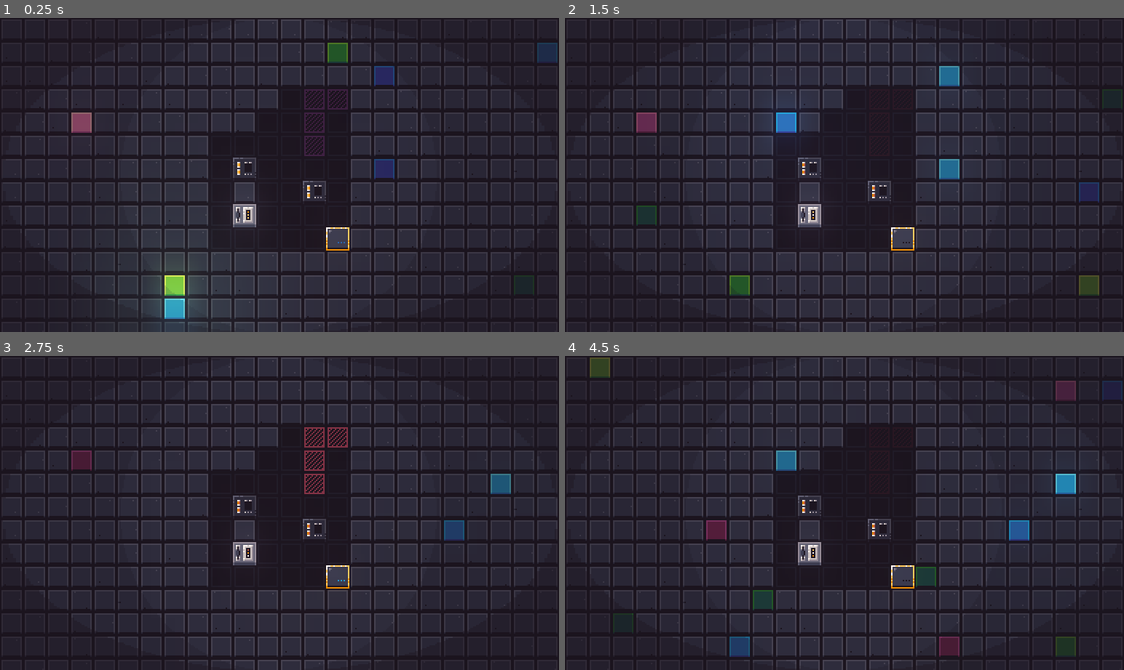
Above: before the commit, frames 1-4 (two rows, left to right).
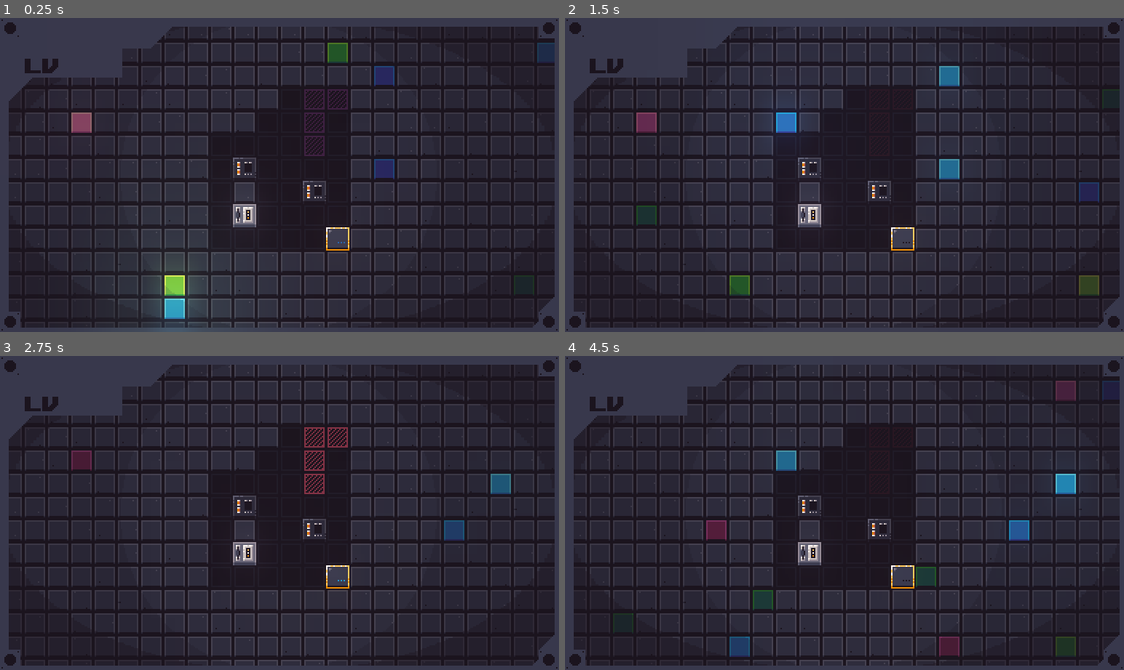
Above: after the commit, the same moments.

Repository: onsclom/GMTK2021
Game: Godot game, scene res://Main.tscn
Same seed, same stepped clock (60 frames per second), same inputs: the game is played once before the commit and once after it.
Inputs:
- Up to frame 1 (0.25 s): no input
- Up to frame 2 (1.5 s): hold Right (ui_right) 0.53-1.28 s; tap C (c) at 0.6 s; tap R (r) at 0.8, 1.35 s; hold Down (ui_down) from 1.28 s (still down)
- Up to frame 3 (2.75 s): tap V (v) at 1.55, 2.1 s; release Down (ui_down) at 2.03 s; hold Right (ui_right) from 2.03 s (still down); tap C (c) at 2.3 s
- Up to frame 4 (4.5 s): release Right (ui_right) at 2.78 s; hold Up (ui_up) 2.78-3.53 s; tap C (c) at 2.85 s; tap R (r) at 3.05, 3.6 s; hold Left (ui_left) from 3.53 s (still down); tap V (v) at 3.8, 4.35 s

The runs differ from the first frame. In frame 1, 7.4% of the frame differs, in the area x 0-100%, y 0-100%; in frame 2, 7.4%; in frame 3, 7.4%; in frame 4, 7.5%.

Commit message:
UI

Diff:
--- a/Body.tscn
+++ b/Body.tscn
@@ -87,7 +87,6 @@
 
 [node name="AnimatedSprite" type="AnimatedSprite" parent="."]
 frames = SubResource( 1 )
-playing = true
 script = ExtResource( 9 )
 
 [node name="Connect" type="AnimatedSprite" parent="."]
--- a/Game.gd
+++ b/Game.gd
@@ -139,6 +139,7 @@
 					add_child(new_explosion)
 					new_explosion.position = grid_to_world( Vector2(new_x+neighbor.x/2, new_y+neighbor.y/2) )
 					$Camera2D.add_trauma(1.0)
+					$Camera2D/UI.animation = "activate"
 
 					#add new
 					new_body_parts.push_back( player_part_object.new(Vector2(check_x,check_y),
--- a/Main.tscn
+++ b/Main.tscn
@@ -7,6 +7,24 @@
 [ext_resource path="res://art/tilebackground.png" type="Texture" id=5]
 [ext_resource path="res://ShakeCamera.gd" type="Script" id=6]
 [ext_resource path="res://art/vignette1 (1).png" type="Texture" id=7]
+[ext_resource path="res://tiles/ui/test UI4.png" type="Texture" id=8]
+[ext_resource path="res://UI.gd" type="Script" id=9]
+[ext_resource path="res://tiles/ui/test UI2.png" type="Texture" id=10]
+[ext_resource path="res://tiles/ui/test UI1.png" type="Texture" id=11]
+[ext_resource path="res://tiles/ui/test UI3.png" type="Texture" id=12]
+
+[sub_resource type="SpriteFrames" id=2]
+animations = [ {
+"frames": [ ExtResource( 8 ) ],
+"loop": true,
+"name": "default",
+"speed": 5.0
+}, {
+"frames": [ ExtResource( 11 ), ExtResource( 10 ), ExtResource( 12 ) ],
+"loop": false,
+"name": "activate",
+"speed": 15.0
+} ]
 
 [sub_resource type="Environment" id=1]
 background_mode = 4
@@ -64,9 +82,17 @@
 script = ExtResource( 6 )
 target = NodePath("../CameraTarget")
 
-[node name="Sprite" type="Sprite" parent="Game/Camera2D"]
+[node name="Vignette" type="Sprite" parent="Game/Camera2D"]
 z_index = 10
 texture = ExtResource( 7 )
+
+[node name="UI" type="AnimatedSprite" parent="Game/Camera2D"]
+z_index = 11
+frames = SubResource( 2 )
+animation = "activate"
+frame = 2
+playing = true
+script = ExtResource( 9 )
 
 [node name="CameraTarget" type="Node2D" parent="Game"]
 position = Vector2( 192, 108 )
@@ -79,3 +105,5 @@
 [node name="WorldEnvironment" type="WorldEnvironment" parent="."]
 environment = SubResource( 1 )
 script = ExtResource( 3 )
+
+[connection signal="animation_finished" from="Game/Camera2D/UI" to="Game/Camera2D/UI" method="_on_UI_animation_finished"]
--- a/ShakeCamera.gd
+++ b/ShakeCamera.gd
@@ -2,7 +2,7 @@
 class_name ShakeCamera2D
 
 export var decay = 1.0  # How quickly the shaking stops [0, 1].
-export var max_offset = Vector2(4, 4)  # Maximum hor/ver shake in pixels.
+export var max_offset = Vector2(2, 2)  # Maximum hor/ver shake in pixels.
 export var max_roll = 0.1  # Maximum rotation in radians (use sparingly).
 export (NodePath) var target  # Assign the node this camera will follow.
 
@@ -30,8 +30,8 @@
 	noise_y += 1
 	# Using noise
 	rotation = max_roll * amount * noise.get_noise_2d(noise.seed, noise_y)
-	offset.x = max_offset.x * amount * noise.get_noise_2d(noise.seed*2, noise_y)
-	offset.y = max_offset.y * amount * noise.get_noise_2d(noise.seed*3, noise_y)
+	position.x = get_node(target).position.x + max_offset.x * amount * noise.get_noise_2d(noise.seed*2, noise_y)
+	position.y = get_node(target).position.y + max_offset.y * amount * noise.get_noise_2d(noise.seed*3, noise_y)
 	if abs(offset.x)<1:
 		offset.x = 0
 	if abs(offset.y)<1:
--- /dev/null
+++ b/UI.gd
@@ -0,0 +1,21 @@
+extends AnimatedSprite
+
+
+# Declare member variables here. Examples:
+# var a = 2
+# var b = "text"
+
+
+# Called when the node enters the scene tree for the first time.
+func _ready():
+	pass # Replace with function body.
+
+
+# Called every frame. 'delta' is the elapsed time since the previous frame.
+#func _process(delta):
+#	pass
+
+
+func _on_UI_animation_finished():
+	if animation == "activate":
+		animation = "default"
--- a/Wall.tscn
+++ b/Wall.tscn
@@ -240,5 +240,5 @@
 [node name="AnimatedSprite" type="AnimatedSprite" parent="."]
 frames = SubResource( 1 )
 animation = "12"
-frame = 13
+frame = 39
 playing = true
Not shown: 1 places in Main.tscn that only renumber resources
Binary file added: tiles/ui/test UI1.png
Not shown, added: tiles/ui/test UI1.png.import
Binary file added: tiles/ui/test UI2.png
Not shown, added: tiles/ui/test UI2.png.import
Binary file added: tiles/ui/test UI3.png
Not shown, added: tiles/ui/test UI3.png.import
Binary file added: tiles/ui/test UI4.png
Not shown, added: tiles/ui/test UI4.png.import
Not shown, changed: index.pck
